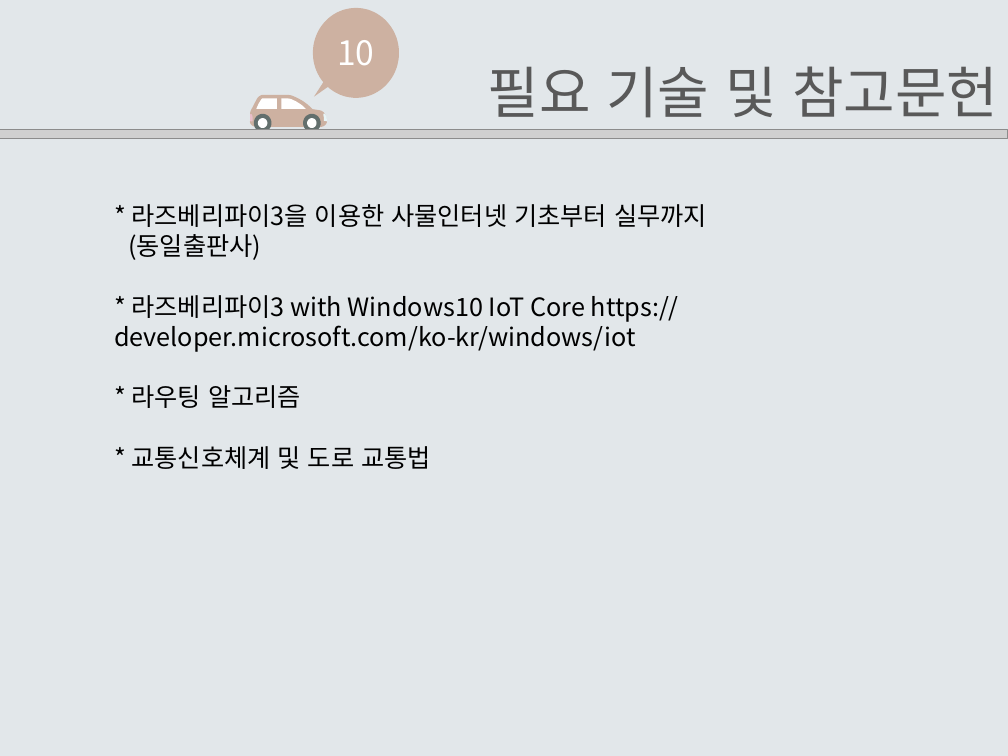
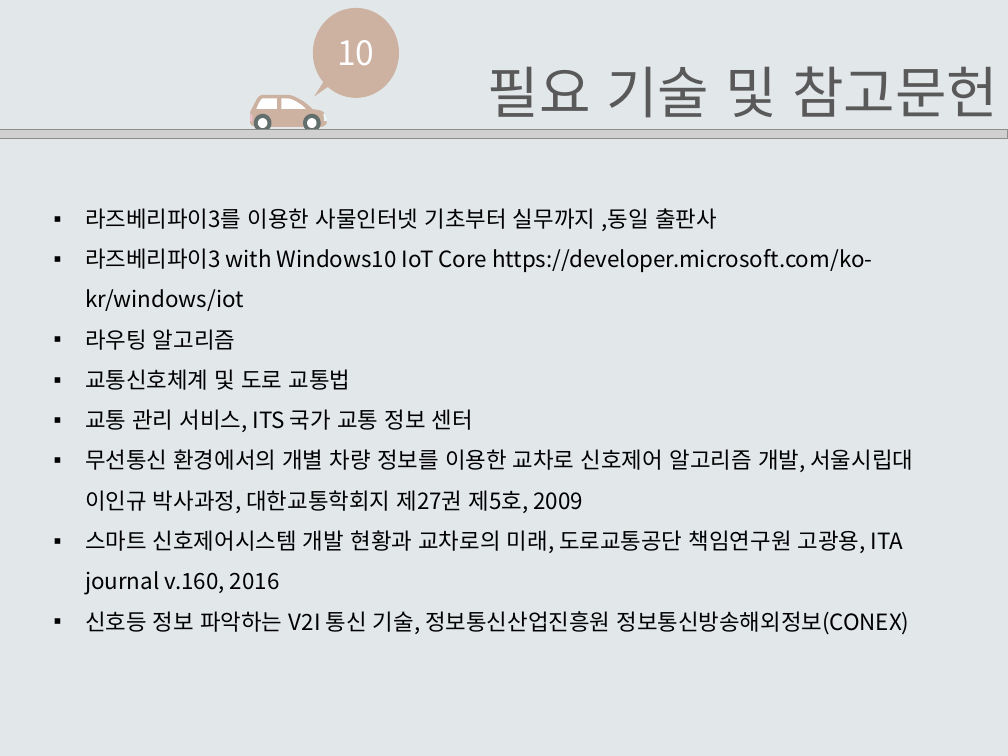
Before and after one commit to EomHeeSang/grad_proj, a slide deck: slide 31 of 발표자료/설계서2-14(엄희상,박주호,김태경).pptx (slide 30 before the commit). Drawn at 1008x756 pixels with LibreOffice and Linux fonts; fonts in the diff are those of the drawing; grey boxes stand for pictures. Boxes give left, top, right and bottom in pixels: in the first picture for what was removed or moved away, otherwise in the second. Text is boxed around its words. In the diff, an @@ line names an element or a change of style, - is before the commit and + after.

```diff
--- a/발표자료/설계서2-14(엄희상,박주호,김태경).pptx
+++ b/발표자료/설계서2-14(엄희상,박주호,김태경).pptx
@@ text at (x1=85, y1=208, x2=913, y2=635): text changed; size 18 to 16 pt @@
-* 라즈베리파이3을 이용한 사물인터넷 기초부터 실무까지 (동일출판사)
-* 라즈베리파이3 with Windows10 IoT Core https://developer.microsoft.com/ko-kr/windows/iot
-* 라우팅 알고리즘
-* 교통신호체계 및 도로 교통법
+▪ 라즈베리파이3를 이용한 사물인터넷 기초부터 실무까지 ,동일 출판사
+▪ 라즈베리파이3 with Windows10 IoT Core https://developer.microsoft.com/ko-kr/windows/iot
+▪ 라우팅 알고리즘
+▪ 교통신호체계 및 도로 교통법
+▪ 교통 관리 서비스, ITS 국가 교통 정보 센터
+▪ 무선통신 환경에서의 개별 차량 정보를 이용한 교차로 신호제어 알고리즘 개발, 서울시립대 이인규 박사과정, 대한교통학회지 제27권 제5호, 2009
+▪ 스마트 신호제어시스템 개발 현황과 교차로의 미래, 도로교통공단 책임연구원 고광용, ITA journal v.160, 2016
+▪ 신호등 정보 파악하는 V2I 통신 기술, 정보통신산업진흥원 정보통신방송해외정보(CONEX)
```
Also in this commit, not shown: 18 other slides changed, 1 slide added, 3 other files.
